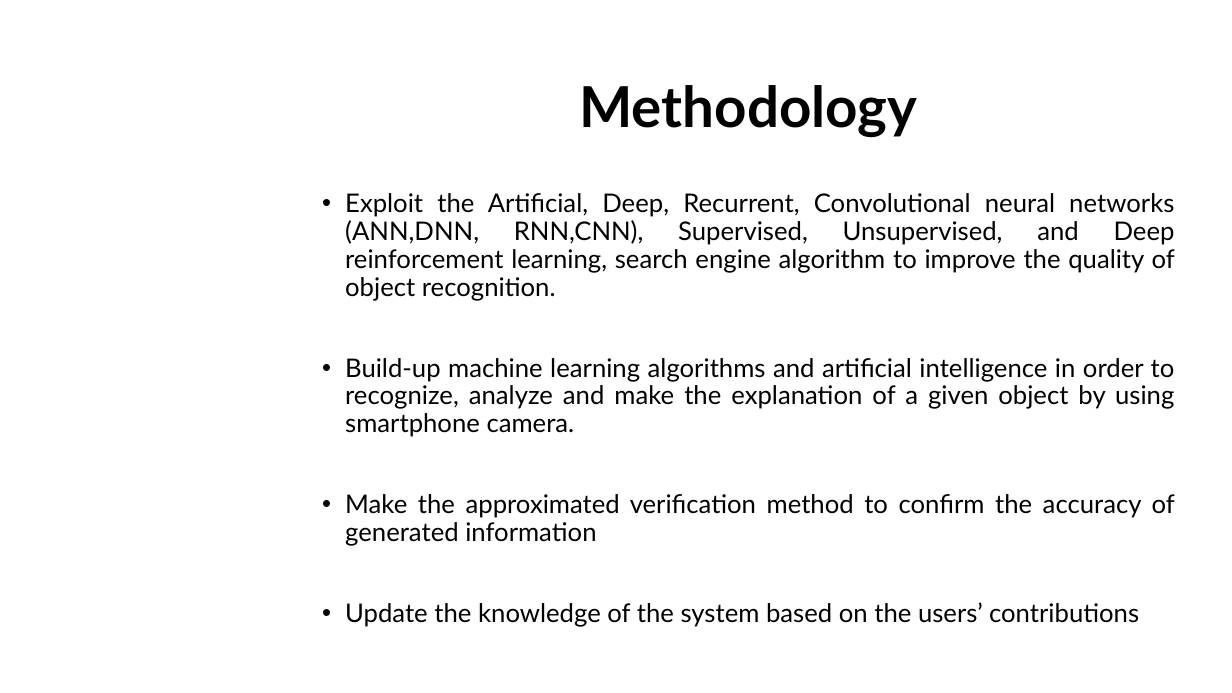
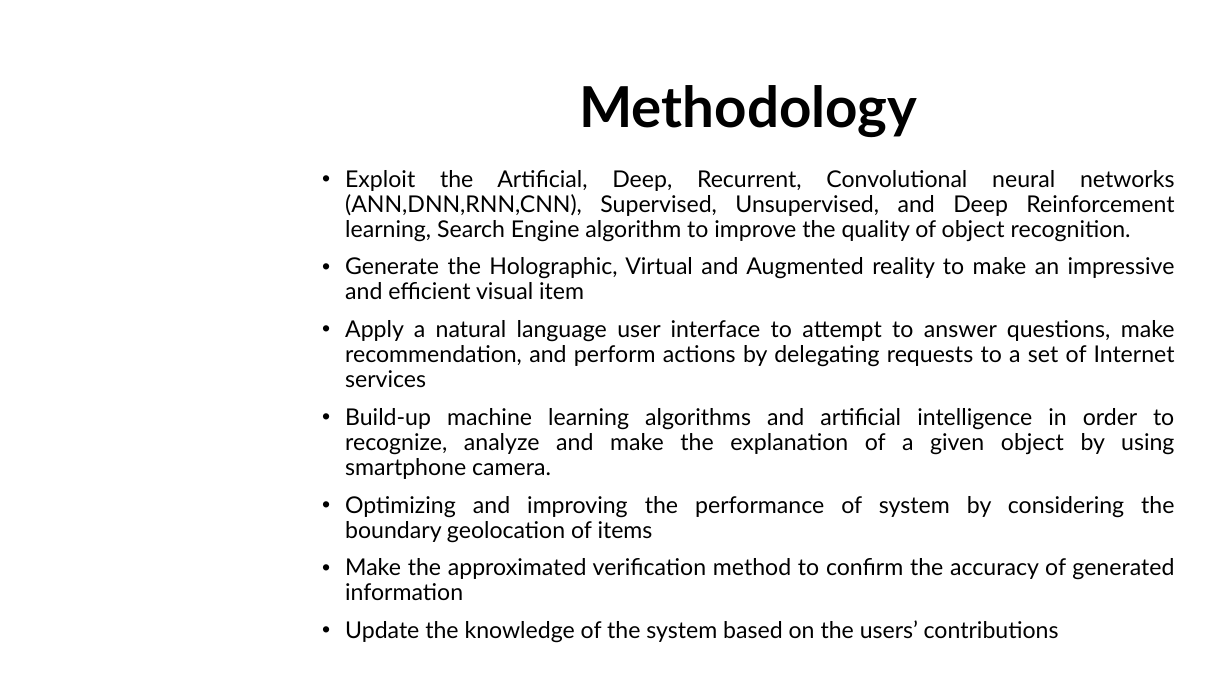
Before and after one commit to dungdovu/DGA1031, a slide deck: slide 13 of DGA1031/What is it.pptx. Drawn at 1232x693 pixels with LibreOffice and Linux fonts; fonts in the diff are those of the drawing; background and template pictures are left out. Boxes give left, top, right and bottom in pixels: in the first picture for what was removed or moved away, otherwise in the second. Text is boxed around its words. In the diff, an @@ line names an element or a change of style, - is before the commit and + after.

Commit message:
update the methodology with the geo-location information

```diff
--- a/DGA1031/What is it.pptx
+++ b/DGA1031/What is it.pptx
@@ text "Exploit the Artificial, Deep, Recurrent, ..." moved from (x1=345, y1=193, x2=1175, y2=627) to (x1=345, y1=170, x2=1175, y2=643) @@
@@ text at (x1=345, y1=170, x2=1175, y2=388): text changed; size 20 to 18 pt @@
-• Exploit the Artificial, Deep, Recurrent, Convolutional neural networks (ANN,DNN, RNN,CNN), Supervised, Unsupervised, and Deep reinforcement learning, search engine algorithm to improve the quality of object recognition.
+• Exploit the Artificial, Deep, Recurrent, Convolutional neural networks (ANN,DNN,RNN,CNN), Supervised, Unsupervised, and Deep Reinforcement learning, Search Engine algorithm to improve the quality of object recognition.
+• Generate the Holographic, Virtual and Augmented reality to make an impressive and efficient visual item
+• Apply a natural language user interface to attempt to answer questions, make recommendation, and perform actions by delegating requests to a set of Internet services
@@ text at (x1=345, y1=408, x2=1174, y2=643): size 20 to 18 pt in "Build-up machine learning algorithms and artificial intellig ...", "Make the approximated verification method to confirm ...", "Update the knowledge of the system based ..." @@
@@ text at (x1=345, y1=496, x2=1174, y2=543): paragraph added @@
+• Optimizing and improving the performance of system by considering the boundary geolocation of items
```
Also in this commit, not shown: 1 other slide changed, 1 slide added.
